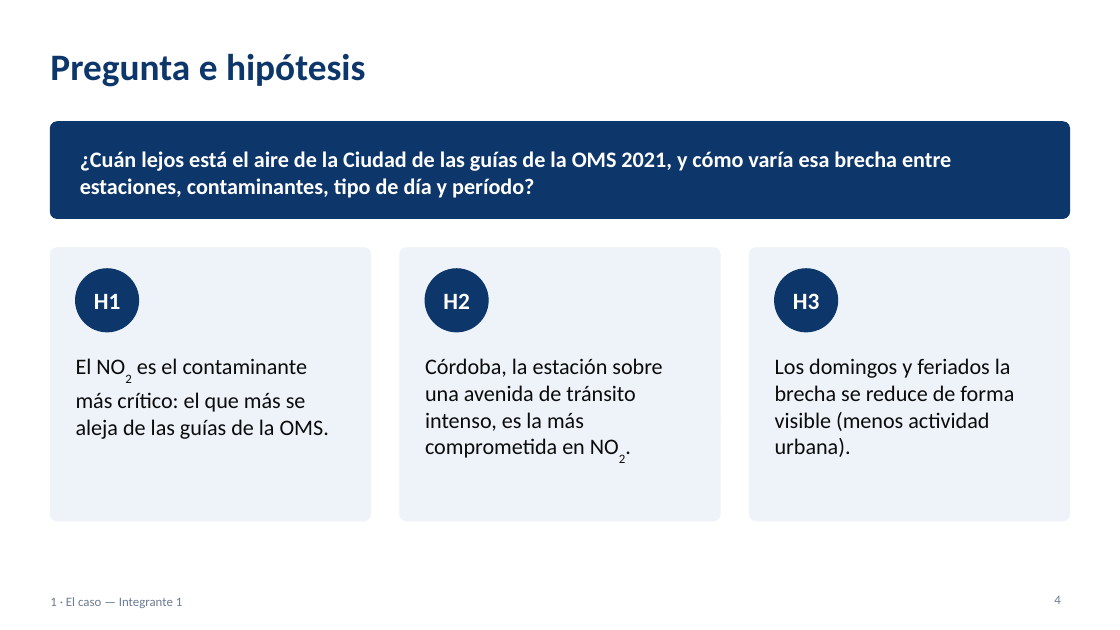
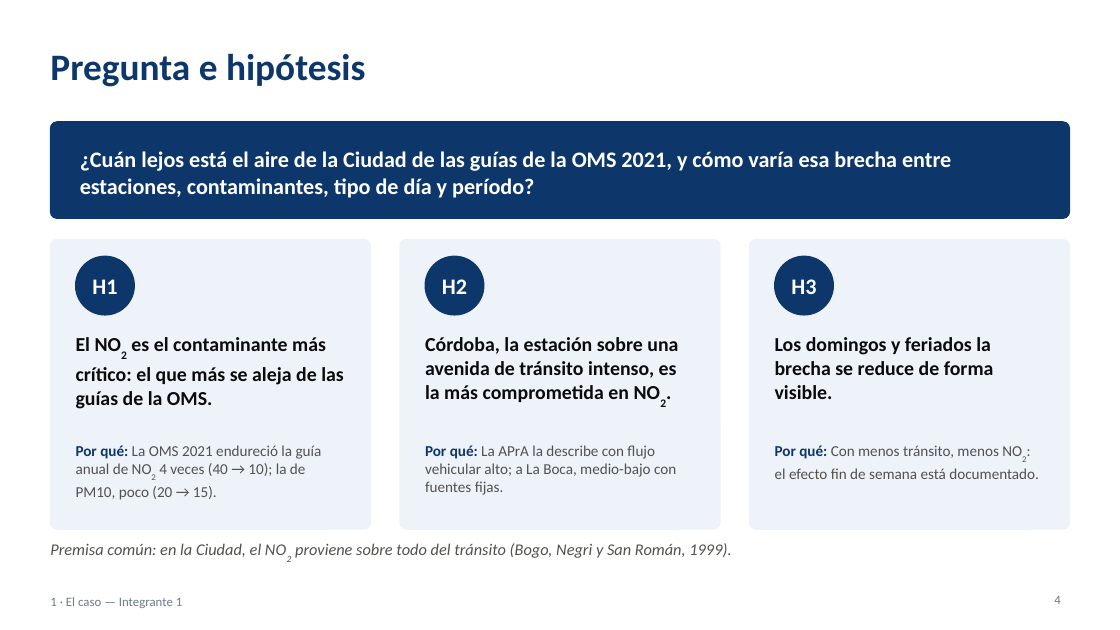
Before and after one commit to ezequielmaranda/nox-ciudad, a slide deck: slide 4 of presentacion/presentacion_tp_aire_oms.pptx. Drawn at 1120x630 pixels with LibreOffice and Linux fonts; fonts in the diff are those of the drawing. Boxes give left, top, right and bottom in pixels: in the first picture for what was removed or moved away, otherwise in the second. Text is boxed around its words. In the diff, an @@ line names an element or a change of style, - is before the commit and + after.

```diff
--- a/presentacion/presentacion_tp_aire_oms.pptx
+++ b/presentacion/presentacion_tp_aire_oms.pptx
@@ rounded rectangle resized from (x1=50, y1=248, x2=371, y2=521) to (x1=50, y1=239, x2=371, y2=529) @@
@@ rounded rectangle resized from (x1=400, y1=248, x2=720, y2=521) to (x1=400, y1=239, x2=720, y2=529) @@
@@ proportions changed in 3 elements at (x1=50, y1=239, x2=371, y2=529), (x1=400, y1=239, x2=720, y2=529), (x1=749, y1=239, x2=1070, y2=529) @@
@@ rounded rectangle resized from (x1=749, y1=248, x2=1070, y2=521) to (x1=749, y1=239, x2=1070, y2=529) @@
@@ text "H1" moved from (x1=94, y1=294, x2=121, y2=309) to (x1=92, y1=279, x2=117, y2=294) @@
@@ ellipse resized from (x1=76, y1=269, x2=139, y2=332) to (x1=76, y1=256, x2=134, y2=315) @@
@@ text "H2" moved from (x1=443, y1=293, x2=470, y2=309) to (x1=442, y1=279, x2=467, y2=294) @@
@@ ellipse resized from (x1=425, y1=269, x2=488, y2=332) to (x1=425, y1=256, x2=484, y2=315) @@
@@ size 20 to 19 pt in 3 elements at (x1=92, y1=279, x2=117, y2=294), (x1=442, y1=279, x2=467, y2=294), (x1=791, y1=279, x2=816, y2=294) @@
@@ text "H3" moved from (x1=793, y1=293, x2=820, y2=309) to (x1=791, y1=279, x2=816, y2=294) @@
@@ ellipse resized from (x1=775, y1=269, x2=838, y2=332) to (x1=775, y1=256, x2=833, y2=315) @@
@@ text "El NO2 es el contaminante ..." moved from (x1=76, y1=358, x2=329, y2=439) to (x1=76, y1=337, x2=344, y2=409) @@
@@ text "El NO2 es el contaminante ..." at (x1=76, y1=337, x2=344, y2=409): size 19 to 17 pt, bold on @@
@@ text "Córdoba, la estación sobre una ..." at (x1=425, y1=337, x2=678, y2=402): size 19 to 17 pt, bold on @@
@@ text "Córdoba, la estación sobre una ..." moved from (x1=425, y1=358, x2=662, y2=458) to (x1=425, y1=337, x2=678, y2=402) @@
@@ text at (x1=775, y1=337, x2=994, y2=399): text changed; size 19 to 17 pt; bold on @@
-Los domingos y feriados la brecha se reduce de forma visible (menos actividad urbana).
+Los domingos y feriados la brecha se reduce de forma visible.
@@ text added at (x1=76, y1=445, x2=322, y2=500), 13 pt, text #52514E @@
+Por qué: La OMS 2021 endureció la guía anual de NO2 4 veces (40 → 10); la de PM10, poco (20 → 15).
@@ text added at (x1=425, y1=445, x2=676, y2=495), 13 pt, text #52514E @@
+Por qué: La APrA la describe con flujo vehicular alto; a La Boca, medio-bajo con fuentes fijas.
@@ text added at (x1=775, y1=445, x2=1039, y2=479), 13 pt, text #52514E @@
+Por qué: Con menos tránsito, menos NO2: el efecto fin de semana está documentado.
@@ text added at (x1=50, y1=543, x2=731, y2=558), 14 pt, text #52514E, italic @@
+Premisa común: en la Ciudad, el NO2 proviene sobre todo del tránsito (Bogo, Negri y San Román, 1999).
```
Also in this commit, not shown: 3 other files.
